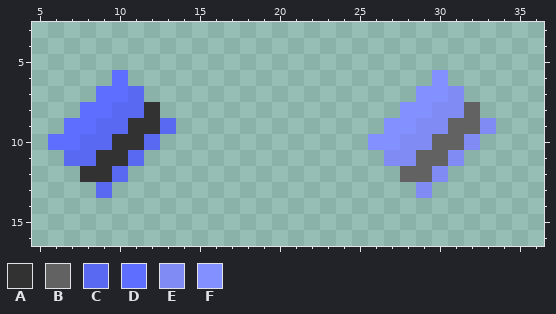
Two states of a pixel-art sprite, ProyectosSDL/HolaSDL/images/Items/keycard.png. Above, as it was before the edit.
The file is 40x20 pixels. Shown: x 5..36, y 3..16.
Palette (. is transparent): A #323232  B #626262  C #5969f1  D #5e6fff  E #808cf4  F #8390ff
Pixels before, first column x 6:
 6 ....D...................F...
 7 ...DDC.................FFE..
 8 ..DDCCA...............FFEEB.
 9 .DDCCAAC.............FFEEBBE
10 DDCCAAC.............FFEEBBE.
11 .CCAAC...............EEBBE..
12 ..AAC.................BBE...
13 ...C...................E....
New version:
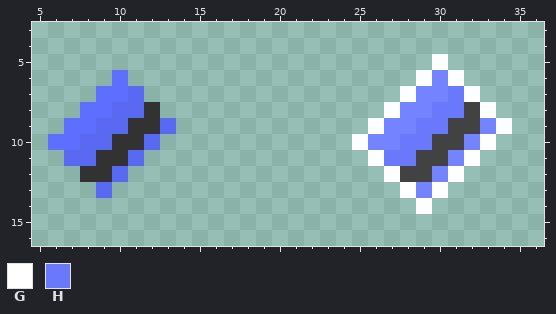
Colours new in this view: G #ffffff  H #6a79fb
The edit:
colour B: #626262 -> #424242
colour F: #8390ff -> #7483ff
y 5: x 30 . -> G
y 6: x 29 . -> G; x 31 . -> G
y 7: x 28 . -> G; x 31..32 E. -> HG
y 8: x 27 . -> G; x 30..31 EE -> HH; x 33 . -> G
y 9: x 26 . -> G; x 29..30 EE -> HH; x 33..34 E. -> FG
y 10: x 25 . -> G; x 28..29 EE -> HH; x 32..33 E. -> FG
y 11: x 26..28 .EE -> GHH; x 31..32 E. -> FG
y 12: x 27 . -> G; x 30..31 E. -> FG
y 13: x 28..30 .E. -> GFG
y 14: x 29 . -> G
Where, in picture pixels (left, top, right, bottom), the same in both pictures:
changed: (352, 54, 512, 214)
